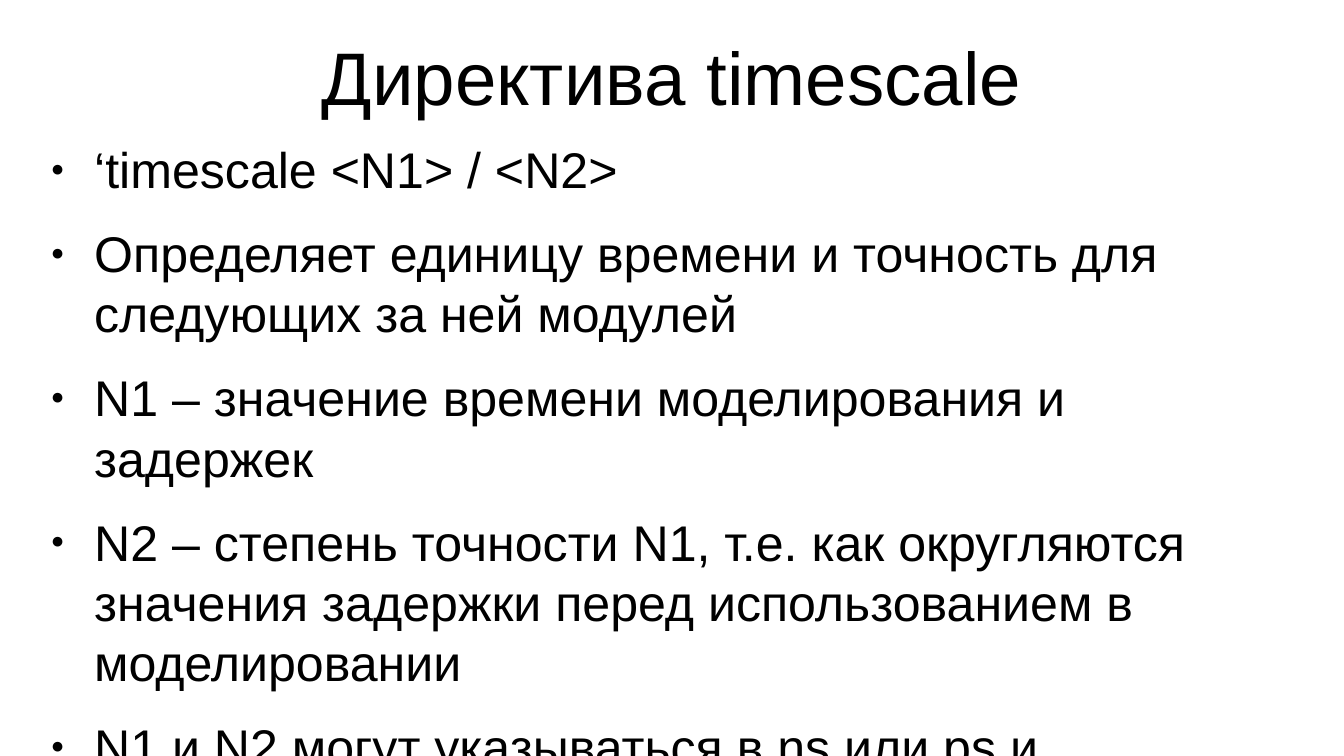
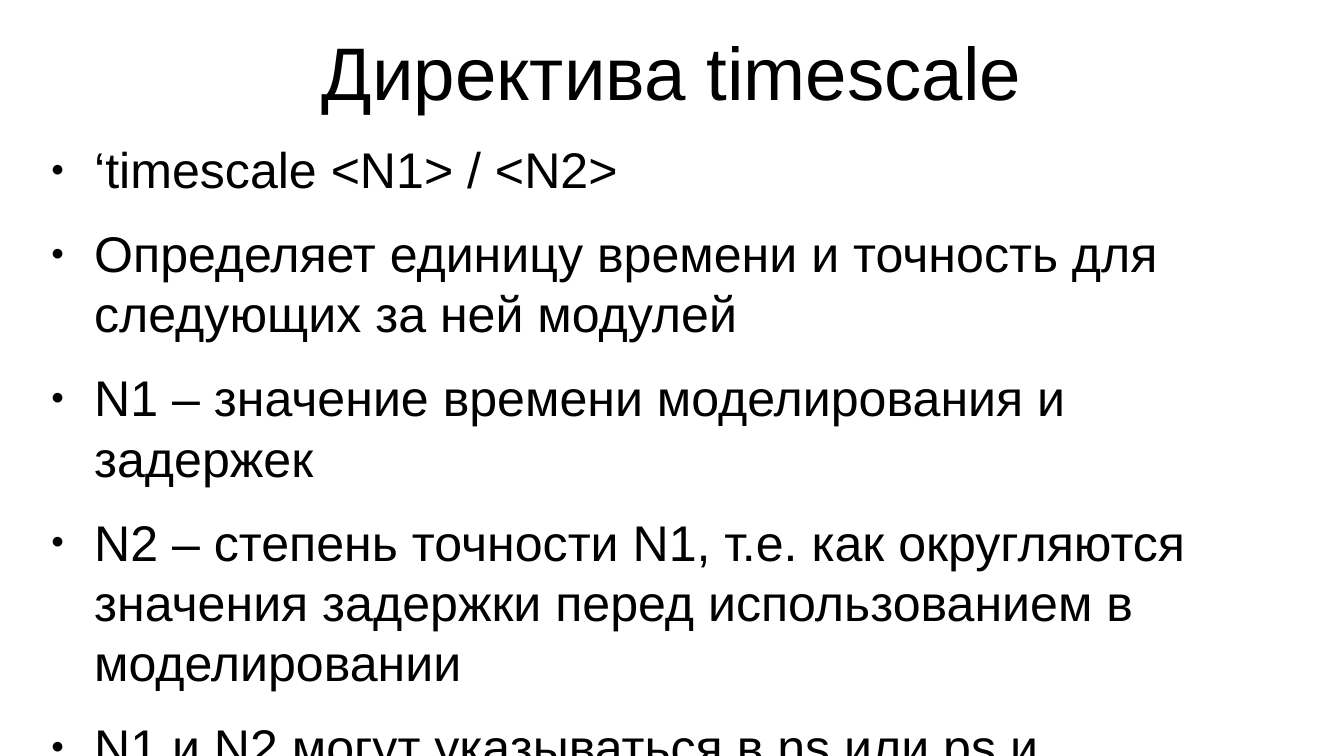
Before and after one commit to romakeii/rg-fpga-course, a slide deck: slide 28 of part-2/presentation.odp. Drawn at 1344x756 pixels with LibreOffice and Linux fonts; fonts in the diff are those of the drawing. Boxes give left, top, right and bottom in pixels: in the first picture for what was removed or moved away, otherwise in the second. Text is boxed around its words. In the diff, an @@ line names an element or a change of style, - is before the commit and + after.

```diff
--- a/part-2/presentation.odp
+++ b/part-2/presentation.odp
@@ title "Директива timescale": place and size @@
-title "Директива timescale" at [322,51,1022,119]
+title "Директива timescale" at [322,46,1022,114]
```
Also in this commit, not shown: 7 other slides changed, 1 slide added, 1 other file.
